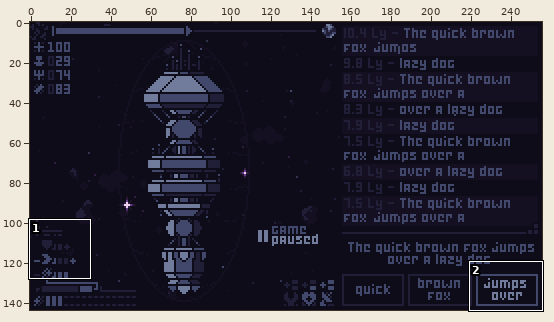
File history of a pixel-art file, src/assets/images/construct_canvas.aseprite. Above: a wide view before the commit, with the close-up outlined.
Close-up. As it was:
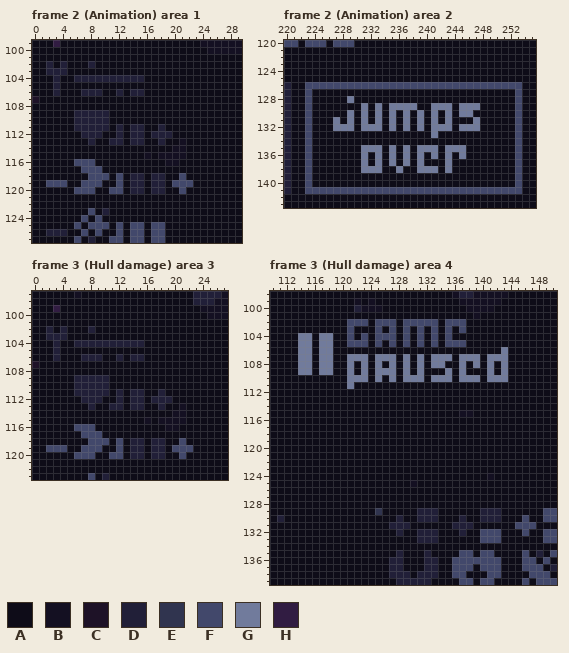
256x144 pixels, 6 frames. Colours within 5 levels of each other are drawn and written as one. Shown: frame 2 (Animation) area 1: x 0..29, y 99..127; frame 2 (Animation) area 2: x 220..255, y 120..143; frame 3 (Hull damage) area 3: x 0..27, y 97..123; frame 3 (Hull damage) area 4: x 110..150, y 98..139. The commit also changed other frames or places, which this record leaves out.
Visible layers, top first: "Highlight", "Log", "Log Background", "Thrusters", "Modules", "Ship", "Shield", "Main", "Parallax Background", "Background".
Palette (. is transparent): A #0e0c18  B #141022  C #1e1227  D #211f38  E #30344f  F #42486b  G #717b9c  H #311c42
Pixels before, frame 2 (Animation) area 1, first column x 0:
 99 AAAHAAAAAAAAAAAAAAAAAAAABBBBBB
100 AAAAAAAAAAAAAAAAAAAAAAAAABBBBB
101 AAAAAAAAAAAAAAAAAAAAAAAAAAAAAA
102 AADADAAADAAAAAAAAAAAAAAAAAAAAA
103 AADDDAAAAAAAAAAAAAAAAAAAAAAAAA
104 AAADAADDDDDDDDDDAAAAAAAAAAAAAA
105 AAADAAAAAAAAAAAAAAAAAAAAAAAAAA
106 AAADAAADDDAADADDAAAAAAAAAAAAAA
107 CAAAAAAAAAAAAAAAAAAAAAAAAAAAAA
108 AAAAAAAAAAAAAAAAAAAAAAAAAAAAAA
109 AAAAAADDDDDAAAAAAAAAAAAAAAAAAA
110 AAAAAADDDDDAAAAAAAAAAAAAAAAAAA
111 AAAAAADDDDDADADDAADAAAAAAAAAAA
112 AAAAAAADDDAADADDADDDAAAAAAAAAA
113 AAAAAAAADAADDADDAADAABAAAAAAAA
114 AAAAAAAAAAAAAAAAAAAABBAAAAAAAA
115 AAAAAAAAAAAAAAAABABBBBAAAAAAAA
116 AAAAAAFFFAAAAAAAAAABBAAAAAAAAA
117 AAAAAAAFFFAAAAAAAAAAAAAAAAAAAA
118 AAAAAAAAFFFAFADDADDAAFAAAAAAAA
119 AAFFFAAFFFAAFADDADDAFFFAAAAAAA
120 AAAAAAFFFAAFFADDADDAAFAAAAAAAA
121 AAAAAAAAAAAAAAAAAAAAAAAAAAAAAA
122 AAAAAAAAAAAAAAAAAAAAAAAAAAAAAA
123 AAAAAAAAFADAAAAAAAAAAAAAAAAAAA
124 AAAAAAAFAFAAAAAAAAAAAAAAAAAAAA
125 AAAAAAFAFFFAFAFFAFFAAAAAAAAAAA
126 AADDDAAFAFAAFAFFAFFAAAAAAAAAAA
127 AAAAAAFADAAFFAFFAFFAAAAAAAAAAA
Pixels before, frame 2 (Animation) area 2, first column x 220:
120 FFAFFFAFFFAAAAAAAAAAAAAAAAAAAAAAAAAA
121 AAAAAAAAAAAAAAAAAAAAAAAAAAAAAAAAAAAA
122 AAAAAAAAAAAAAAAAAAAAAAAAAAAAAAAAAAAA
123 AAAAAAAAAAAAAAAAAAAAAAAAAAAAAAAAAAAA
124 AAAAAAAAAAAAAAAAAAAAAAAAAAAAAAAAAAAA
125 AAAAAAAAAAAAAAAAAAAAAAAAAAAAAAAAAAAA
126 DAAFFFFFFFFFFFFFFFFFFFFFFFFFFFFFFFAA
127 DAAFAAAAAAAAAAAAAAAAAAAAAAAAAAAAAFAA
128 DAAFAAAAAGAAAAAAAAAAAAAAAAAAAAAAAFAA
129 DAAFAAAAAAAGAGAGGGGAAGGGAGGGAAAAAFAA
130 DAAFAAAAAGAGAGAGAGAGAGAGAGGAAAAAAFAA
131 DAAFAAAGAGAGAGAGAGAGAGAGAAAGAAAAAFAA
132 DAAFAAAGGGAGGGAGAGAGAGGGAGGGAAAAAFAA
133 DAAFAAAAAAAAAAAAAAAAAGAAAAAAAAAAAFAA
134 DAAFAAAAAAAAAAAAAAAAAAAAAAAAAAAAAFAA
135 DAAFAAAAAAAGGGAGAGAGGGAGGGAAAAAAAFAA
136 DAAFAAAAAAAGAGAGAGAGAGAGAGAAAAAAAFAA
137 DAAFAAAAAAAGAGAGAGAGAAAGAAAAAAAAAFAA
138 DAAFAAAAAAAGGGAAGAAGGGAGAAAAAAAAAFAA
139 DAAFAAAAAAAAAAAAAAAAAAAAAAAAAAAAAFAA
140 DAAFAAAAAAAAAAAAAAAAAAAAAAAAAAAAAFAA
141 DAAFFFFFFFFFFFFFFFFFFFFFFFFFFFFFFFAA
142 AAAAAAAAAAAAAAAAAAAAAAAAAAAAAAAAAAAA
143 AAAAAAAAAAAAAAAAAAAAAAAAAAAAAAAAAAAA
Pixels before, frame 3 (Hull damage) area 3, first column x 0:
 97 AAAAAABAAAAAAAAAAAAAAAADDDDB
 98 AAAAAAAAAAAAAAAAAAAAAAADDDBB
 99 AAAHAAAAAAAAAAAAAAAAAAAABBBB
100 AAAAAAAAAAAAAAAAAAAAAAAAABBB
101 AAAAAAAAAAAAAAAAAAAAAAAAAAAA
102 AADADAAADAAAAAAAAAAAAAAAAAAA
103 AADDDAAAAAAAAAAAAAAAAAAAAAAA
104 AAADAADDDDDDDDDDAAAAAAAAAAAA
105 AAADAAAAAAAAAAAAAAAAAAAAAAAA
106 AAADAAADDDAADADDAAAAAAAAAAAA
107 CAAAAAAAAAAAAAAAAAAAAAAAAAAA
108 AAAAAAAAAAAAAAAAAAAAAAAAAAAA
109 AAAAAADDDDDAAAAAAAAAAAAAAAAA
110 AAAAAADDDDDAAAAAAAAAAAAAAAAA
111 AAAAAADDDDDADADDAADAAAAAAAAA
112 AAAAAAADDDAADADDADDDAAAAAAAA
113 AAAAAAAADAADDADDAADAABAAAAAA
114 AAAAAAAAAAAAAAAAAAAABBAAAAAA
115 AAAAAAAAAAAAAAAABABBBBAAAAAA
116 AAAAAAFFFAAAAAAAAAABBAAAAAAA
117 AAAAAAAFFFAAAAAAAAAAAAAAAAAA
118 AAAAAAAAFFFAFADDADDAAFAAAAAA
119 AAFFFAAFFFAAFADDADDAFFFAAAAA
120 AAAAAAFFFAAFFADDADDAAFAAAAAA
121 AAAAAAAAAAAAAAAAAAAAAAAAAAAA
122 AAAAAAAAAAAAAAAAAAAAAAAAAAAA
123 AAAAAAAAFADAAAAAAAAAAAAAAAAA
Pixels before, frame 3 (Hull damage) area 4, first column x 110:
 98 AAAAAAAAAAAAAAAAAAAAAAAAAABDDBBBBBAAAAAAA
 99 AAAAAAAAAAAABABAAAAAAAAAAAABBBBBBAAAAAAAA
100 AAAAAAAAAAAADBBBAAAAAAAAAAAABBBBAAAAAAAAA
101 AAAAAAAAAAAAAAAAAAAAAAAAAAAAABAAAAAAAAAAA
102 AAAAAAAAAAAFFFAFFFAFFFFFAFFFAAAAAAAAAAAAA
103 AAAAAAAAAAAFAAAFAFAFAFAFAFAFAAAAAAAAAAAAA
104 AAAAGGAGGAAFAFAFFFAFAFAFAFAAAAAAAAAAAAAAA
105 AAAAGGAGGAAFFFAFAFAFAFAFAFFFAAAAAAAAAAAAA
106 AAAAGGAGGAAAAAAAAAAAAAAAAAAAAAAAAGAAAAAAA
107 AAAAGGAGGAAGGGAGGGAGAGAGGGAGGGAGGGAAAAAAA
108 AAAAGGAGGAAGAGAGAGAGAGAGGAAGAGAGAGAAAAAAA
109 AAAAGGAGGAAGAGAGGGAGAGAAAGAGAAAGAGAAAAAAA
110 AAAAAAAAAAAGGGAGAGAGGGAGGGAGGGAGGGAAAAAAA
111 AAAAAAAAAAAGAAAAAAAAAAAAAAAAAAAAAAAAAAAAA
112 AAAAAAAAAAAAAAAAAAAAAAAAAAAAAAAAAAAAAAAAA
113 AAAAAAAAAAAAAAAAAAAAAAAAAAAAAAAAAAAAAAAAA
114 AAAAAAAAAAAAAAAAAAAAAAAAAAAAAAAAAAAAAAAAA
115 AAAAAAAAAAAAAAAAAAAAAAAAAAABBAAAAAAAAAAAA
116 AAAAAAAAAAAAAAAAAAAAAAAAAAAAAAAAAAAAAAAAA
117 AAAAAAAAAAAAAAAAAAAAAAAAAAAAAAAAAAAAAAAAA
118 AAAAAAAAAAAAAAAAAAAAAAAAAAAAAAAAAAAAAAAAA
119 AAAAAAAAAAAAAAAAAAAAAAAAAAAAAAAAAAAAAAAAA
120 AAAAAAAAAAAAAAAAAAAAAAAAAAAAAAAAAAAAAAAAA
121 AAAAAAAAAAAAAAAAAAAAAAAAAAAAAAAAAAAAAAAAA
122 AAAAAAAAAAAAAAAAAAAAAAAAAAAAAAAAAAAAAAAAA
123 AAAAAAAAAAAAAAAAAAAAAAAAAAAAAAAAAAAAAAAAA
124 AAAAAAAAAAAAAAAAAAAAAAAAAAAAAAABAAAAAAAAA
125 AAAAAAAAAAAAAAAAAAAABAAAAAAAAAAAAAAAAAAAA
126 AAAAAAAAAAAAAAAAAAAAAAAAAAAAAAAAAAAAAAAAA
127 AAAAAAAAAAAAAAAAAAAAAAAAAAAAAAAAAAAAAAAAA
128 AAAAAAAAAAAAAAAAAAAAAAAAAAAAAAAAAAAAAAAAA
129 AAAAAAAAAAAAAAAEAAAAADDDAAAAAADDDAAAAAAFF
130 ADAAAAAAAAAAAAAAAADAADDDAAADAADDDAAAFAAFF
131 AAAAAAAAAAAAAAAAADDDAAAAAADDDAAAAAAFFFAAA
132 AAAAAAAAAAAAAAAAAADAADDDAAADAAFFFAAAFAAFF
133 AAAAAAAAAAAAAAAAAAAAADDDAAAAAAFFFAAAAAAFF
134 AAAAAAAAAAAAAAAAAAAAAAAAAAAAAAAAAAAAAAAAA
135 AAAAAAAAAAAAAAAAAADAAADAAAAFFAFFAAAAFADAF
136 AAAAAAAAAAAAAAAAADDAAADDAAFFFFFFFAAAFFAFA
137 AAAAAAAAAAAAAAAAADDAAADDAAFFFAFFFAAAFFFAD
138 AAAAAAAAAAAAAAAAADDDADDDAAFFAAAFFAAAAFFFA
139 AAAAAAAAAAAAAAAAAADDDDDAAAAFFAFFAAAAFAFFF
After:
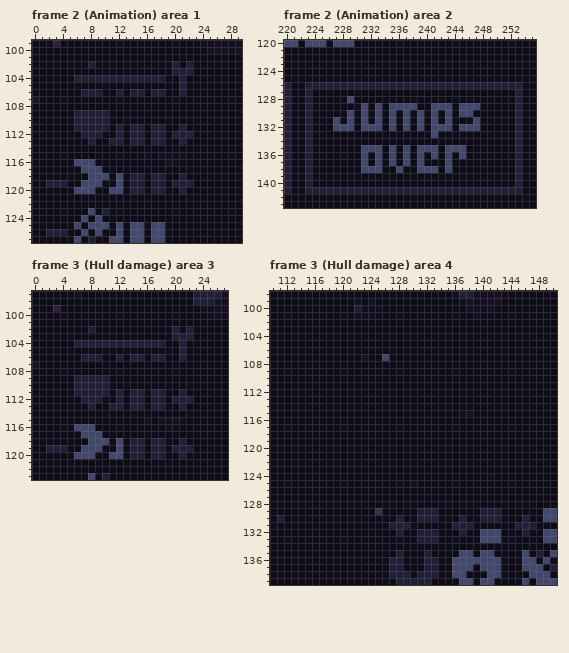
The edit:
layer "Highlight" now hidden
Frame 2 (Animation) area 1:
y 102: x 2 D -> A; x 4 D -> A; x 20 A -> D; x 22 A -> D
y 103: x 2..4 DDD -> AAA; x 20..22 AAA -> DDD
y 104: x 3 D -> A; x 16..18 AAA -> DDD; x 21 A -> D
y 105: x 3 D -> A; x 21 A -> D
y 106: x 3 D -> A; x 17..18 AA -> DD; x 21 A -> D
y 111: x 17 A -> D; x 21 A -> D
y 112: x 19..22 DAAA -> ADDD
y 113: x 17 A -> D; x 21 B -> D
y 114: x 20..21 BB -> AA
y 118: x 21 F -> D
y 119: x 2..4 FFF -> DDD; x 20..22 FFF -> DDD
y 120: x 21 F -> D
Frame 2 (Animation) area 2:
y 126: x 223..253 FFFFFFFFFFFFFFFFFFFFFFFFFFFFFFF -> DDDDDDDDDDDDDDDDDDDDDDDDDDDDDDD
y 127: x 223 F -> D; x 253 F -> D
y 128: x 223 F -> D; x 229 G -> F; x 253 F -> D
y 129: x 223 F -> D; x 231 G -> F; x 233 G -> F; x 235..238 GGGG -> FFFF; x 241..243 GGG -> FFF; x 245..247 GGG -> FFF; x 253 F -> D
y 130: x 223 F -> D; x 229 G -> F; x 231 G -> F; x 233 G -> F; x 235 G -> F; x 237 G -> F; x 239 G -> F; x 241 G -> F; x 243 G -> F; x 245..246 GG -> FF; x 253 F -> D
y 131: x 223 F -> D; x 227 G -> F; x 229 G -> F; x 231 G -> F; x 233 G -> F; x 235 G -> F; x 237 G -> F; x 239 G -> F; x 241 G -> F; x 243 G -> F; x 247 G -> F; x 253 F -> D
y 132: x 223 F -> D; x 227..229 GGG -> FFF; x 231..233 GGG -> FFF; x 235 G -> F; x 237 G -> F; x 239 G -> F; x 241..243 GGG -> FFF; x 245..247 GGG -> FFF; x 253 F -> D
y 133: x 223 F -> D; x 241 G -> F; x 253 F -> D
y 134: x 223 F -> D; x 253 F -> D
y 135: x 223 F -> D; x 231..233 GGG -> FFF; x 235 G -> F; x 237 G -> F; x 239..241 GGG -> FFF; x 243..245 GGG -> FFF; x 253 F -> D
y 136: x 223 F -> D; x 231 G -> F; x 233 G -> F; x 235 G -> F; x 237 G -> F; x 239 G -> F; x 241 G -> F; x 243 G -> F; x 245 G -> F; x 253 F -> D
y 137: x 223 F -> D; x 231 G -> F; x 233 G -> F; x 235 G -> F; x 237 G -> F; x 239 G -> F; x 243 G -> F; x 253 F -> D
y 138: x 223 F -> D; x 231..233 GGG -> FFF; x 236 G -> F; x 239..241 GGG -> FFF; x 243 G -> F; x 253 F -> D
y 139..140: x 223 F -> D; x 253 F -> D
y 141: x 223..253 FFFFFFFFFFFFFFFFFFFFFFFFFFFFFFF -> DDDDDDDDDDDDDDDDDDDDDDDDDDDDDDD
Frame 3 (Hull damage) area 3: the same change as frame 2 (Animation) area 1
Frame 3 (Hull damage) area 4:
y 101: x 122..124 AAA -> BBB
y 102: x 121..123 FFF -> AAA; x 125..127 FFF -> AAA; x 129..133 FFFFF -> AAAAA; x 135..137 FFF -> AAA
y 103: x 121 F -> A; x 125 F -> A; x 127 F -> A; x 129 F -> A; x 131 F -> A; x 133 F -> A; x 135 F -> A; x 137 F -> A
y 104: x 114..115 GG -> AA; x 117..118 GG -> AA; x 121 F -> A; x 123 F -> A; x 125..127 FFF -> AAA; x 129 F -> A; x 131 F -> A; x 133 F -> A; x 135 F -> A
y 105: x 114..115 GG -> AA; x 117..118 GG -> AA; x 121..123 FFF -> AAA; x 125 F -> A; x 127 F -> A; x 129 F -> A; x 131 F -> A; x 133 F -> A; x 135..137 FFF -> AAA
y 106: x 114..115 GG -> AA; x 117..118 GG -> AA; x 143 G -> A
y 107: x 114..115 GG -> AA; x 117..118 GG -> AA; x 121..123 GGG -> AAC; x 125..127 GGG -> AFA; x 129 G -> A; x 131 G -> A; x 133..135 GGG -> AAA; x 137..139 GGG -> AAA; x 141..143 GGG -> AAA
y 108: x 114..115 GG -> AA; x 117..118 GG -> AA; x 121 G -> A; x 123 G -> A; x 125 G -> A; x 127 G -> A; x 129 G -> A; x 131 G -> A; x 133..134 GG -> AA; x 137 G -> A; x 139 G -> A; x 141 G -> A; x 143 G -> A
y 109: x 114..115 GG -> AA; x 117..118 GG -> AA; x 121 G -> A; x 123 G -> A; x 125..127 GGG -> AAA; x 129 G -> A; x 131 G -> A; x 135 G -> A; x 137 G -> A; x 141 G -> A; x 143 G -> A
y 110: x 121..123 GGG -> AAA; x 125 G -> A; x 127 G -> A; x 129..131 GGG -> AAA; x 133..135 GGG -> AAA; x 137..139 GGG -> AAA; x 141..143 GGG -> AAA
y 111: x 121 G -> A
y 130: x 146 F -> D
y 131: x 145..147 FFF -> DDD
y 132: x 146 F -> D
